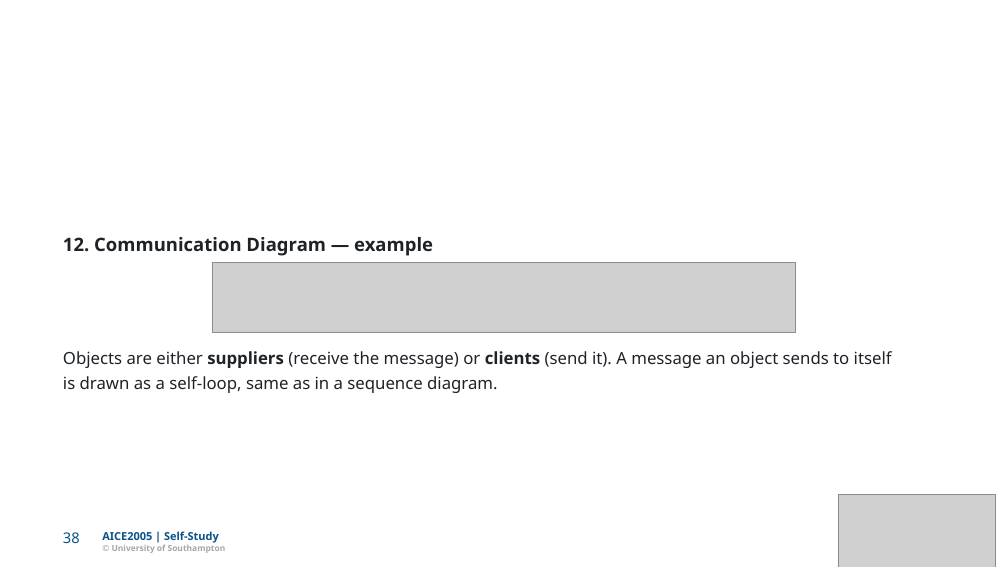
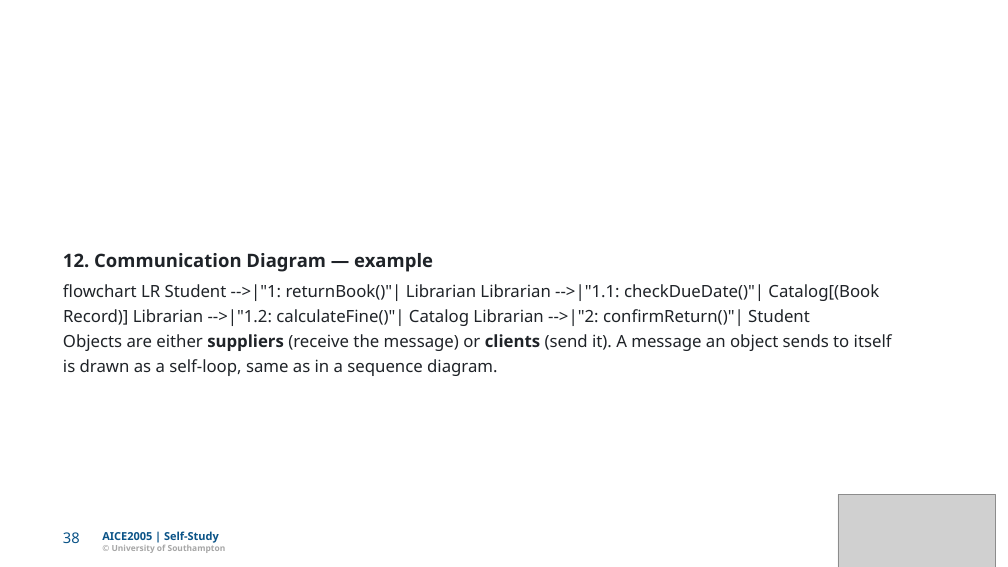
Before and after one commit to Dr-AlHashimy/Module_AICE2005_2627, a slide deck: slide 38 of html/COMP-_L7.1_lecture_self.pptx. Drawn at 1008x567 pixels with LibreOffice and Linux fonts; fonts in the diff are those of the drawing; grey boxes stand for pictures. Boxes give left, top, right and bottom in pixels: in the first picture for what was removed or moved away, otherwise in the second. Text is boxed around its words. In the diff, an @@ line names an element or a change of style, - is before the commit and + after.

```diff
--- a/html/COMP-_L7.1_lecture_self.pptx
+++ b/html/COMP-_L7.1_lecture_self.pptx
@@ text "12. Communication Diagram — example" moved from (x1=63, y1=237, x2=433, y2=256) to (x1=63, y1=253, x2=433, y2=272) @@
@@ picture removed at (x1=212, y1=262, x2=796, y2=333) @@
@@ text added at (x1=63, y1=284, x2=879, y2=301), 16 pt, text #1F2328 @@
+ﬂowchart LR Student -->|"1: returnBook()"| Librarian Librarian -->|"1.1: checkDueDate()"| Catalog[(Book
@@ text added at (x1=63, y1=309, x2=810, y2=326), 16 pt, text #1F2328 @@
+Record)] Librarian -->|"1.2: calculateFine()"| Catalog Librarian -->|"2: conﬁrmReturn()"| Student
@@ text "Objects are either suppliers (receive ..." moved from (x1=63, y1=351, x2=892, y2=368) to (x1=63, y1=334, x2=892, y2=351) @@
@@ text "is drawn as a self-loop, ..." moved from (x1=63, y1=376, x2=497, y2=393) to (x1=63, y1=359, x2=497, y2=376) @@
```
Also in this commit, not shown: 14 other slides changed, 17 other files.
